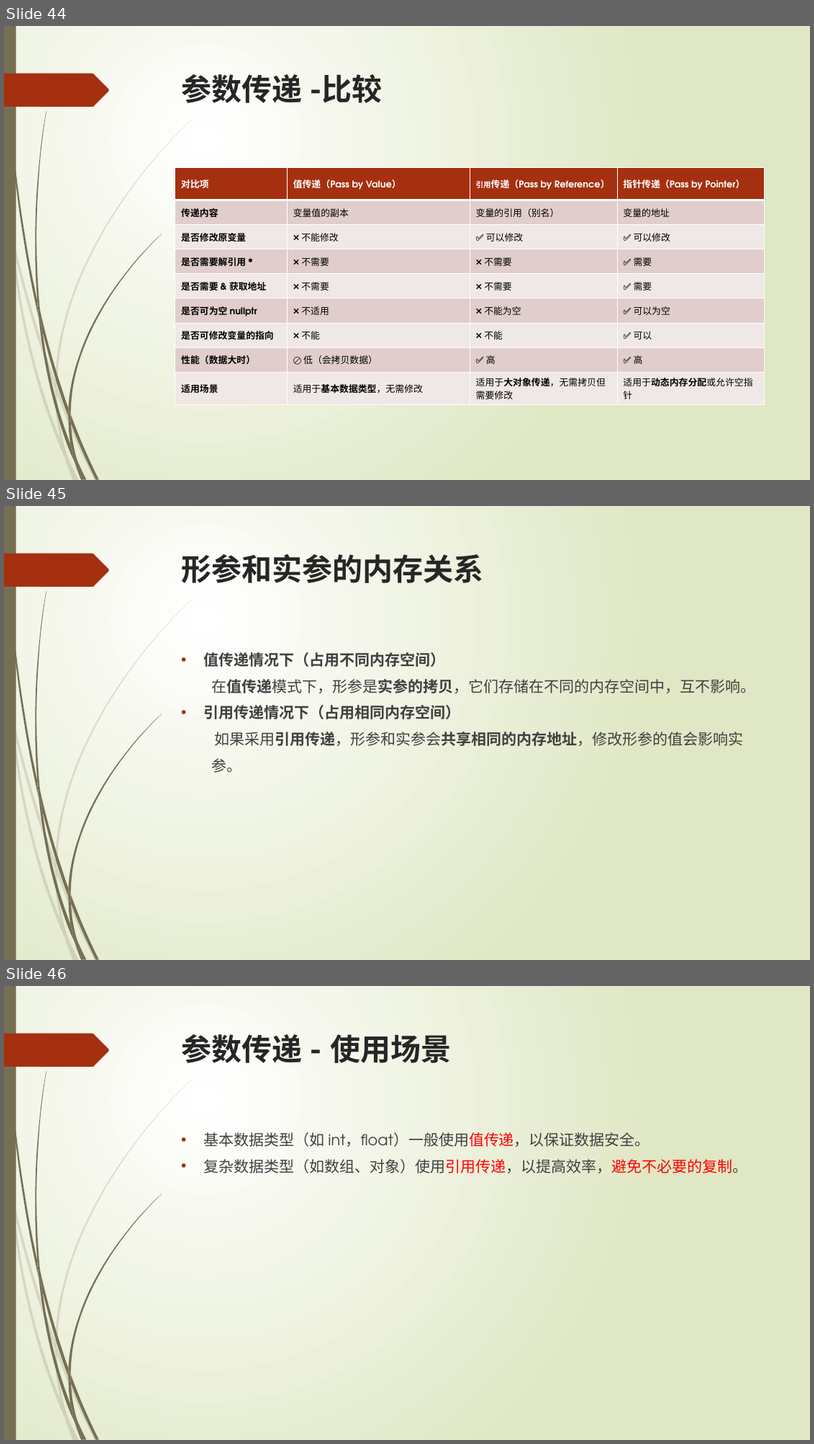
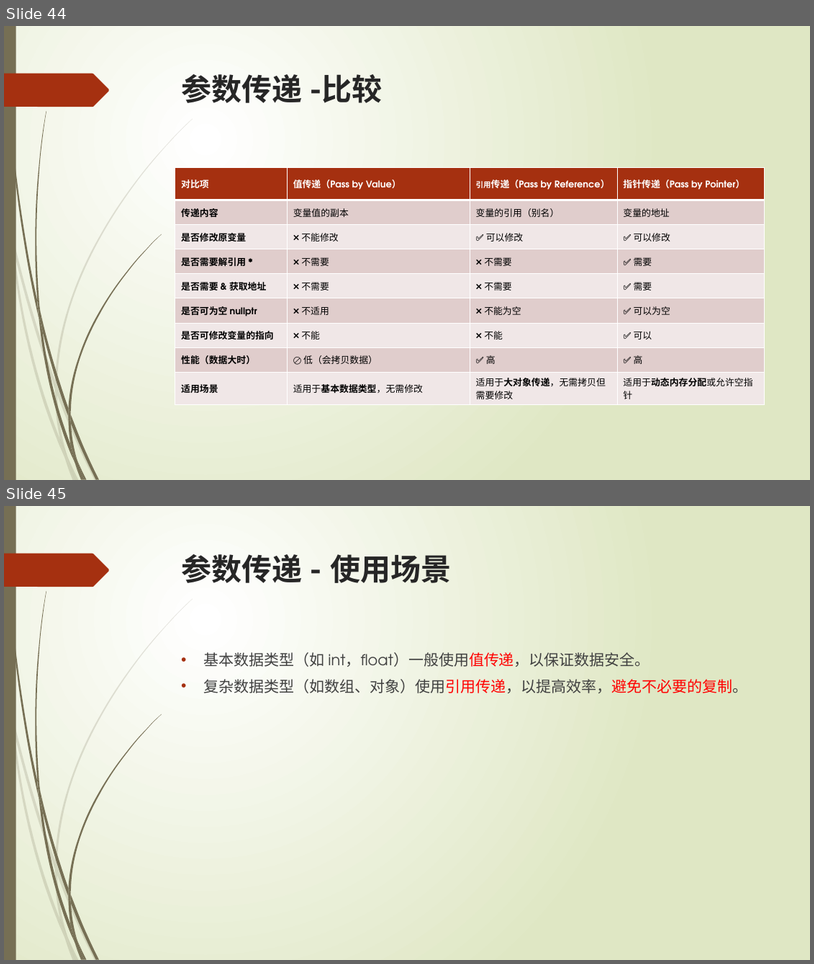
Before and after one commit to liuty2006/learn, a slide deck: learn_cpp/docs/C++语言培训.pptx. Shown one above the other, each under a label of ours: slides 44, 45 and 46 before the commit, slides 44 and 45 after it. The pictures are 814x1444 and 814x964 pixels, drawn with LibreOffice and Linux fonts; fonts in the diff are those of the drawing. Boxes give left, top, right and bottom in pixels: in the first picture for what was removed or moved away, otherwise in the second. Text is boxed around its words. In the diff, an @@ line names an element or a change of style, - is before the commit and + after.

Commit message:
修改 - c4

```diff
--- a/learn_cpp/docs/C++语言培训.pptx
+++ b/learn_cpp/docs/C++语言培训.pptx
@@ slide 45 removed at (4,506,810,960), background gradient #FFFFFF to #DFE8C4; not listed: 24 template elements that a slide beside it also shows @@
@@ title removed at (182,554,484,583) @@
-形参和实参的内存关系
@@ text removed at (204,652,756,772) @@
-• 值传递情况下（占用不同内存空间）
-在值传递模式下，形参是实参的拷贝，它们存储在不同的内存空间中，互不影响。
-• 引用传递情况下（占用相同内存空间）
-如果采用引用传递，形参和实参会共享相同的内存地址，修改形参的值会影响实
-参。
@@ what was slide 46 is now slide 45 @@
```
Also in this commit, not shown: 1 slide changed.
